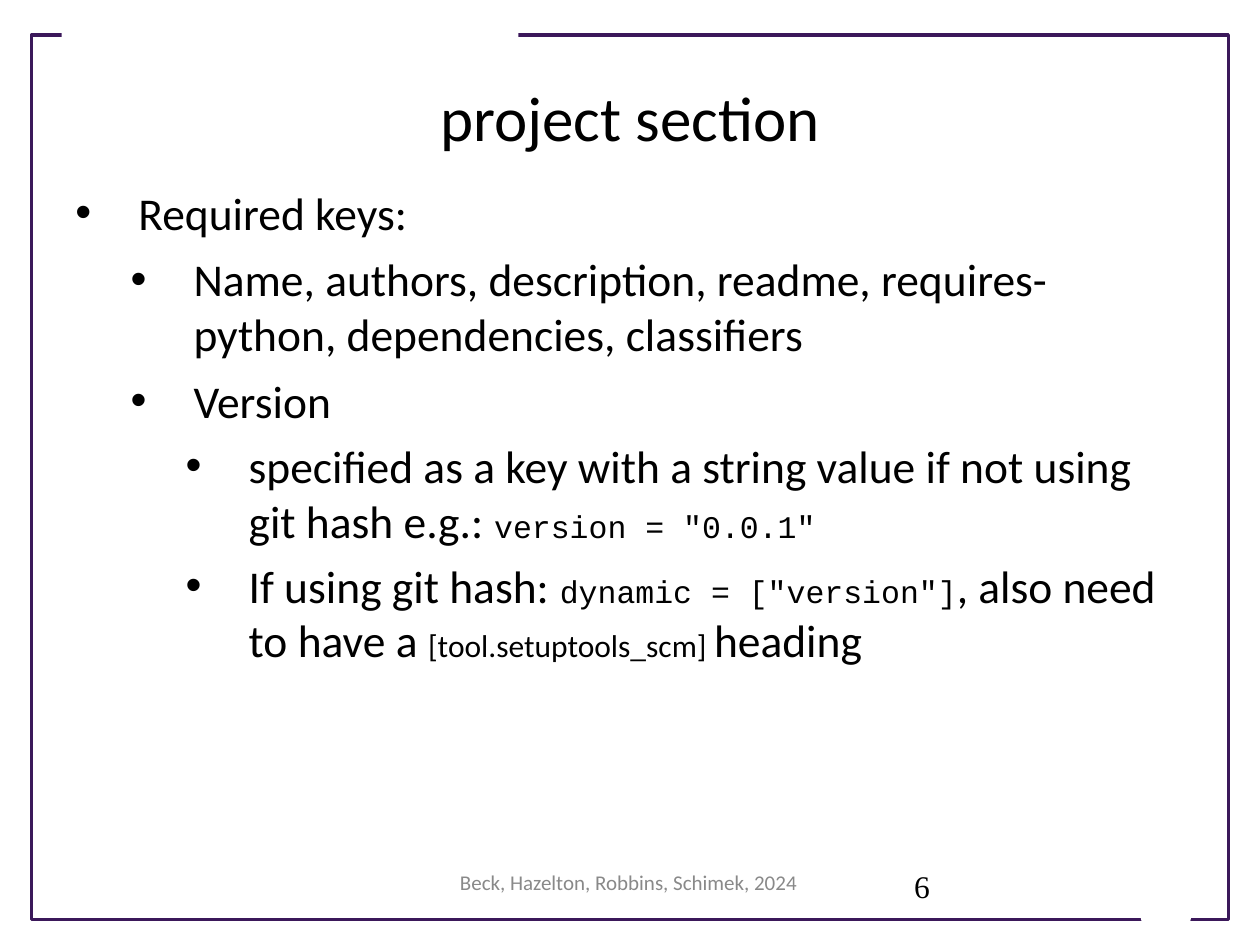
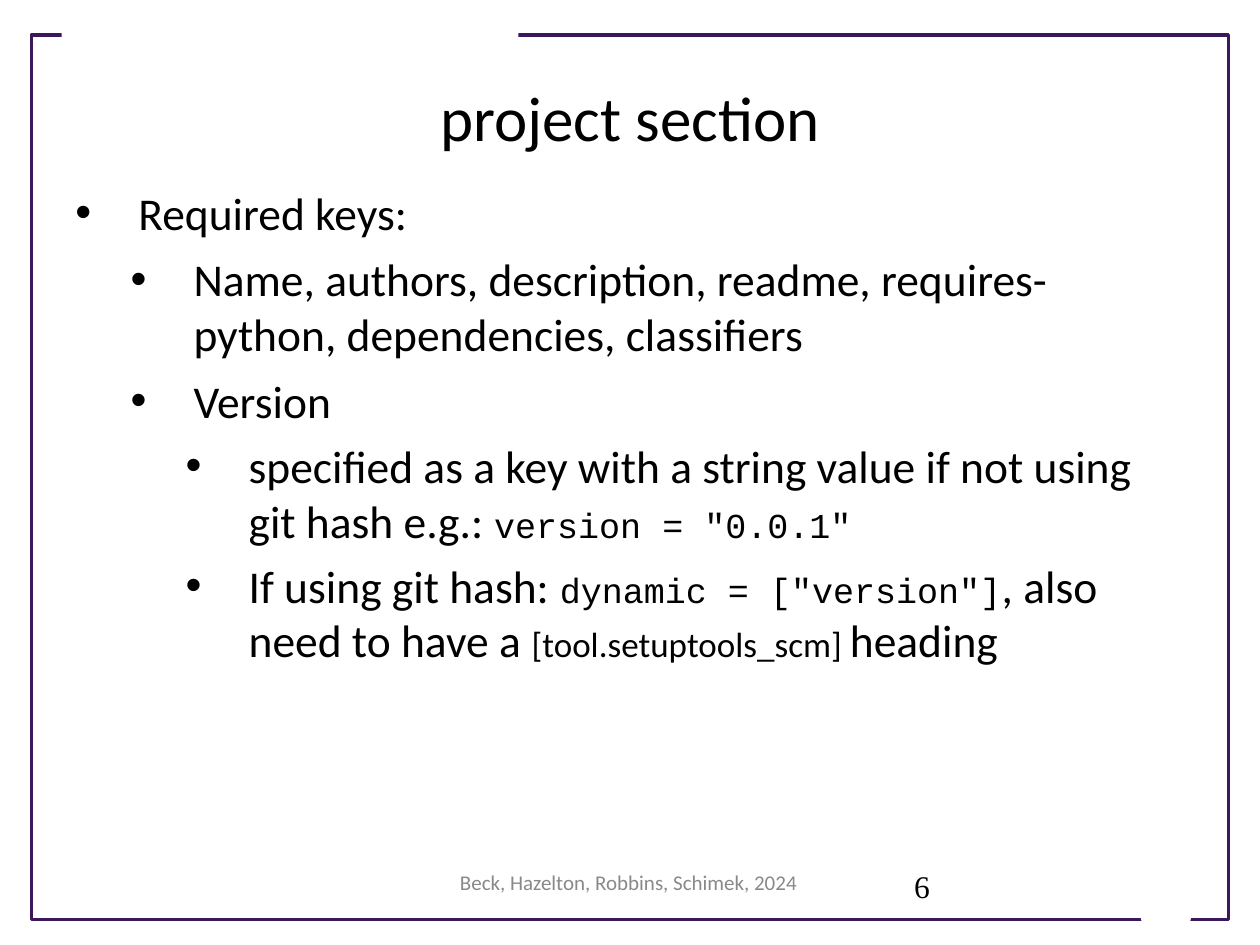
Before and after one commit to UWSEDS/lecture-materials, a slide deck: slide 6 of 08_package_structure/08_package_structure.pptx. Drawn at 1260x945 pixels with LibreOffice and Linux fonts; fonts in the diff are those of the drawing; background and template pictures are left out. Boxes give left, top, right and bottom in pixels: in the first picture for what was removed or moved away, otherwise in the second. Text is boxed around its words. In the diff, an @@ line names an element or a change of style, - is before the commit and + after.

```diff
--- a/08_package_structure/08_package_structure.pptx
+++ b/08_package_structure/08_package_structure.pptx
@@ text at (249, 451, 1131, 665): size 18 to 20 pt in "version = "0.0.1"", "dynamic = ["version"], [tool.setuptools_scm]" @@
```
Also in this commit, not shown: 1 other slide changed.
